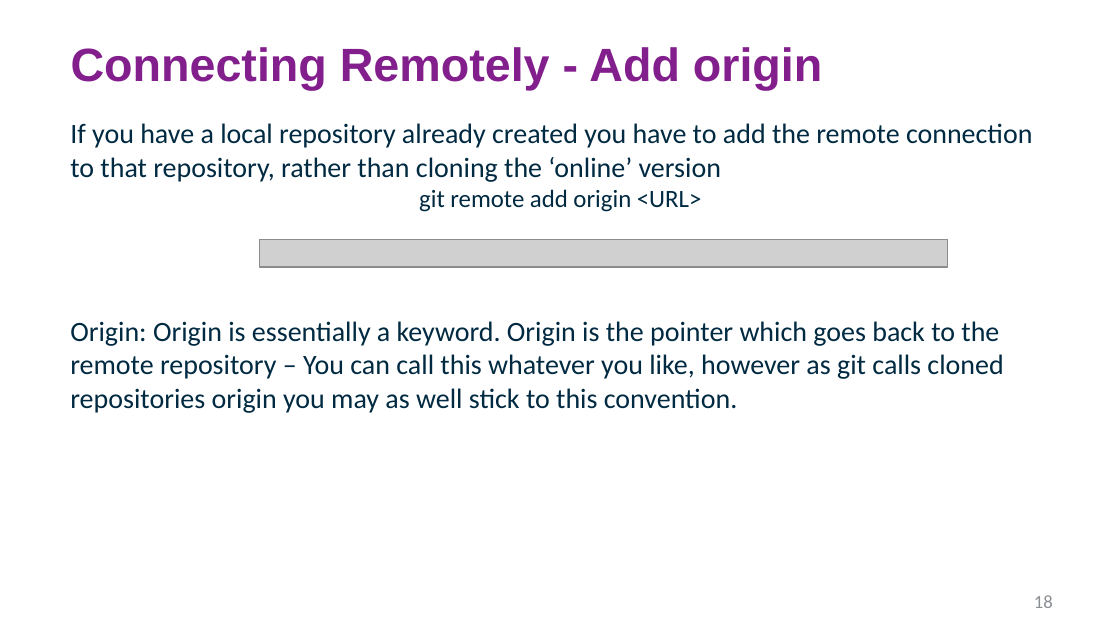
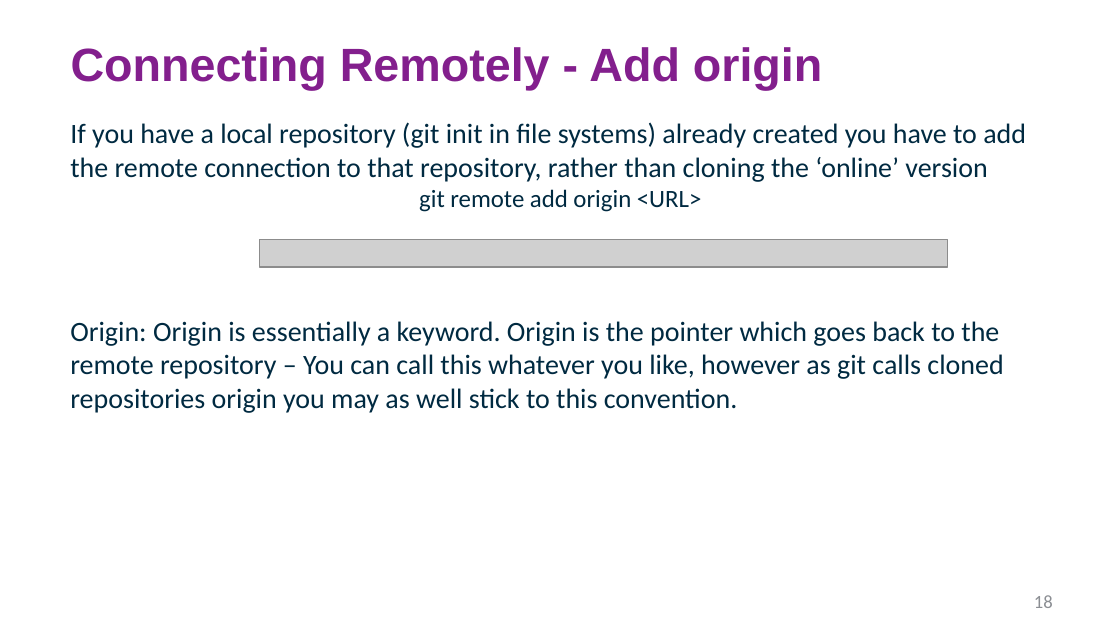
Before and after one commit to ryancrosbyr/SuttonTrust8-23, a slide deck: slide 18 of Introduction to Version Control.pptx. Drawn at 1120x630 pixels with LibreOffice and Linux fonts; fonts in the diff are those of the drawing; grey boxes stand for pictures; background and template pictures are left out. Boxes give left, top, right and bottom in pixels: in the first picture for what was removed or moved away, otherwise in the second. Text is boxed around its words. In the diff, an @@ line names an element or a change of style, - is before the commit and + after.

```diff
--- a/Introduction to Version Control.pptx
+++ b/Introduction to Version Control.pptx
@@ text at (70, 122, 1026, 182): text changed @@
-If you have a local repository already created you have to add the remote connection to that repository, rather than cloning the ‘online’ version
+If you have a local repository (git init in file systems) already created you have to add the remote connection to that repository, rather than cloning the ‘online’ version
```
Also in this commit, not shown: 1 other slide changed, 1 slide added.
